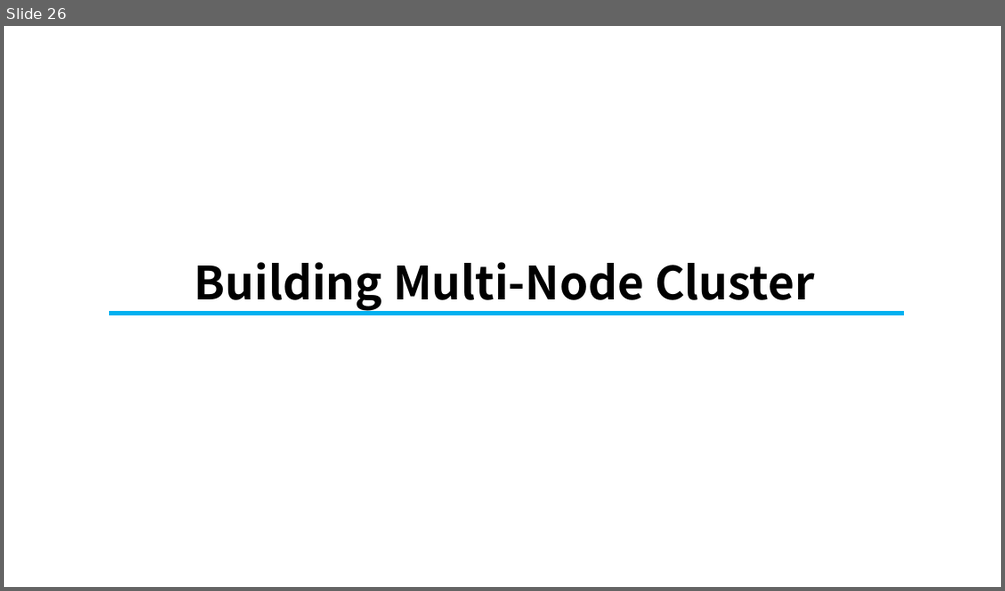
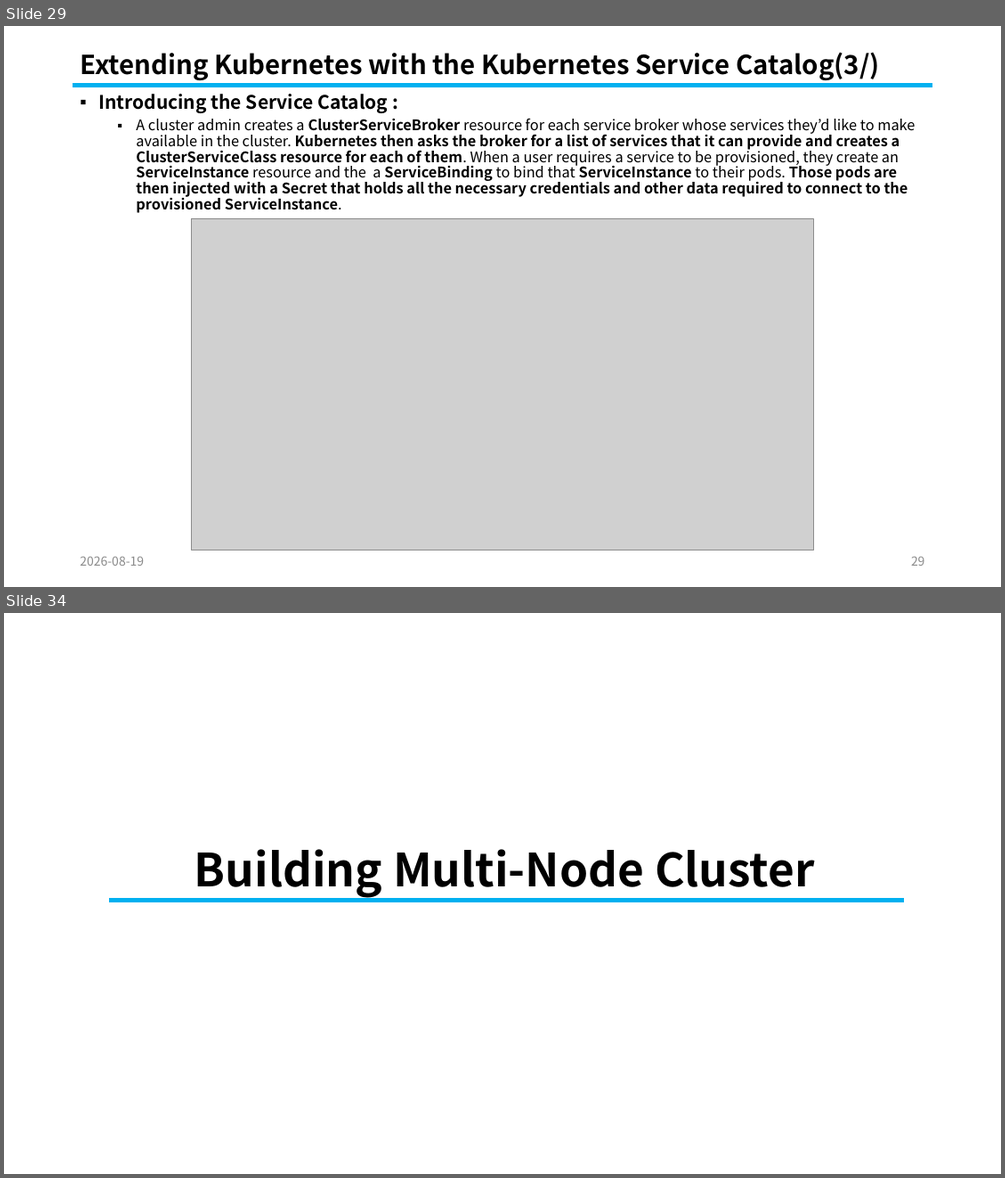
Before and after one commit to knix008/TestSimulator, a slide deck: Kubernetes/Kubernetes in Action Part 10-2026.08.25.pptx. Shown one above the other, each under a label of ours: slide 26 before the commit, slides 29 and 34 after it; the slides between them are not shown. The pictures are 1005x591 and 1005x1178 pixels, drawn with LibreOffice and Linux fonts; fonts in the diff are those of the drawing; grey boxes stand for pictures. Boxes give left, top, right and bottom in pixels: in the first picture for what was removed or moved away, otherwise in the second. Text is boxed around its words. In the diff, an @@ line names an element or a change of style, - is before the commit and + after.

```diff
--- a/Kubernetes/Kubernetes in Action Part 10-2026.08.25.pptx
+++ b/Kubernetes/Kubernetes in Action Part 10-2026.08.25.pptx
@@ slide 29 added at <box>4,26,1001,587</box>, background #FFFFFF @@
@@ title added at <box>80,52,879,80</box>, 25.2 pt, text #000000, bold @@
+Extending Kubernetes with the Kubernetes Service Catalog(3/)
@@ line added from (73, 86) to (933, 86), #00B0F0 4.5 pt @@
@@ text added at <box>98,94,914,213</box>, 14 pt, text #000000, bold @@
+▪ Introducing the Service Catalog :
+  ▪ A cluster admin creates a ClusterServiceBroker resource for each service broker whose services they’d like to make available in the cluster. Kubernetes then asks the broker for a list of services that it can provide and creates a ClusterServiceClass resource for each of them. When a user requires a service to be provisioned, they create an ServiceInstance resource and the a ServiceBinding to bind that ServiceInstance to their pods. Those pods are then injected with a Secret that holds all the necessary credentials and other data required to connect to the provisioned ServiceInstance.
@@ picture added at <box>192,218,813,550</box> @@
@@ text added at <box>80,556,144,565</box>, 12 pt, text #8C8C8C @@
+2026-08-19
@@ page number added at <box>911,556,925,565</box>, 12 pt, text #8C8C8C @@
+29
@@ what was slide 26 is now slide 34 @@
```
Also in this commit, not shown: 30 slides changed, 31 other slides added, 23 slides removed, 23 other files.
